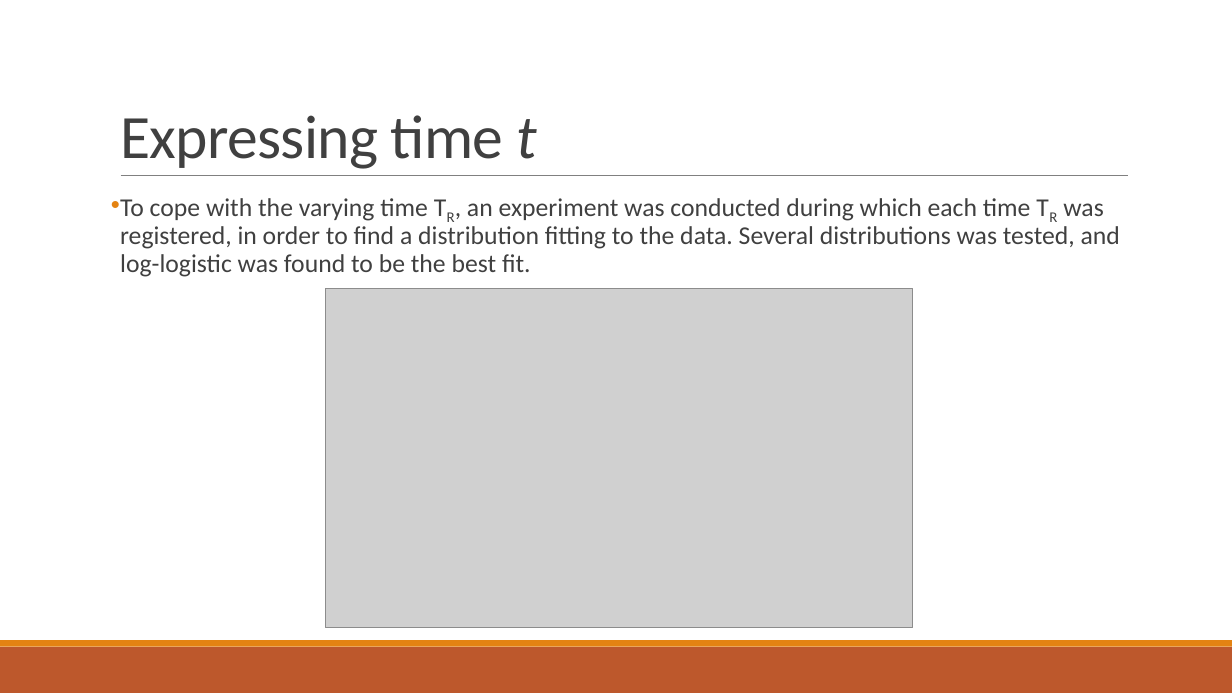
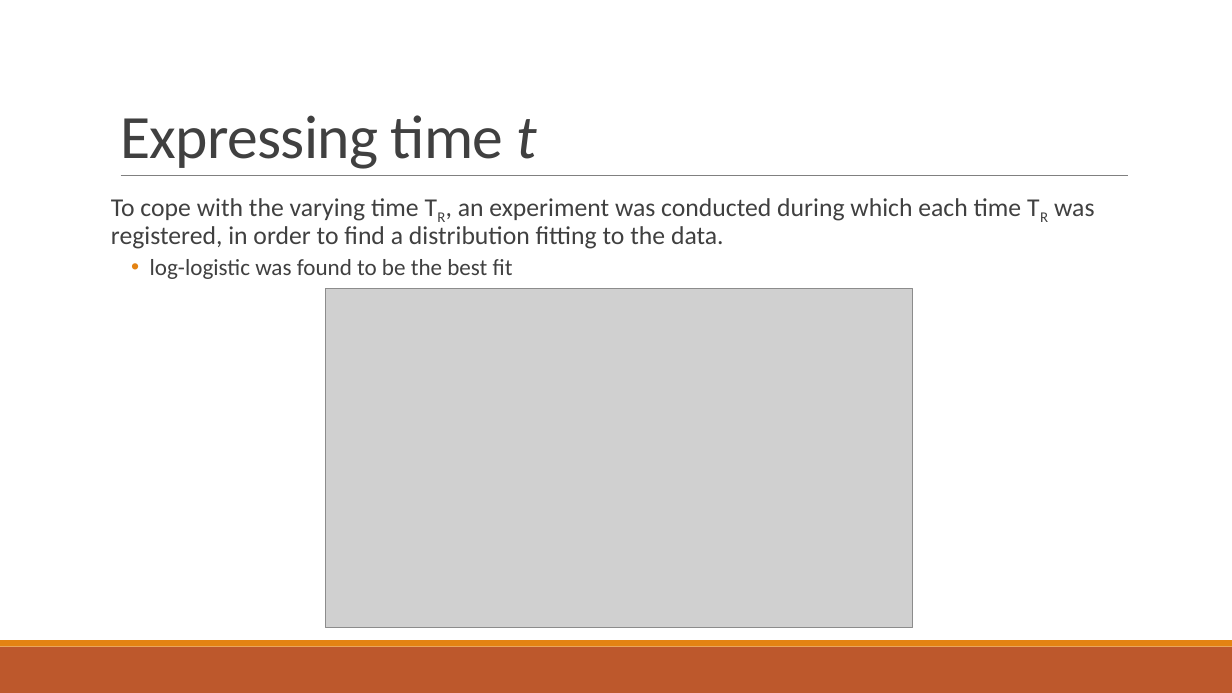
Before and after one commit to PStahl/master_thesis, a slide deck: slide 38 of presentation/presentation2.pptx. Drawn at 1232x693 pixels with LibreOffice and Linux fonts; fonts in the diff are those of the drawing; grey boxes stand for pictures. Boxes give left, top, right and bottom in pixels: in the first picture for what was removed or moved away, otherwise in the second. Text is boxed around its words. In the diff, an @@ line names an element or a change of style, - is before the commit and + after.

```diff
--- a/presentation/presentation2.pptx
+++ b/presentation/presentation2.pptx
@@ text at (111,198,1094,279): text changed @@
-• To cope with the varying time TR, an experiment was conducted during which each time TR was registered, in order to find a distribution fitting to the data. Several distributions was tested, and log-logistic was found to be the best fit.
+To cope with the varying time TR, an experiment was conducted during which each time TR was registered, in order to find a distribution fitting to the data.
+  • log-logistic was found to be the best fit
```
Also in this commit, not shown: 21 other slides changed, 1 slide added, 5 slides removed.
